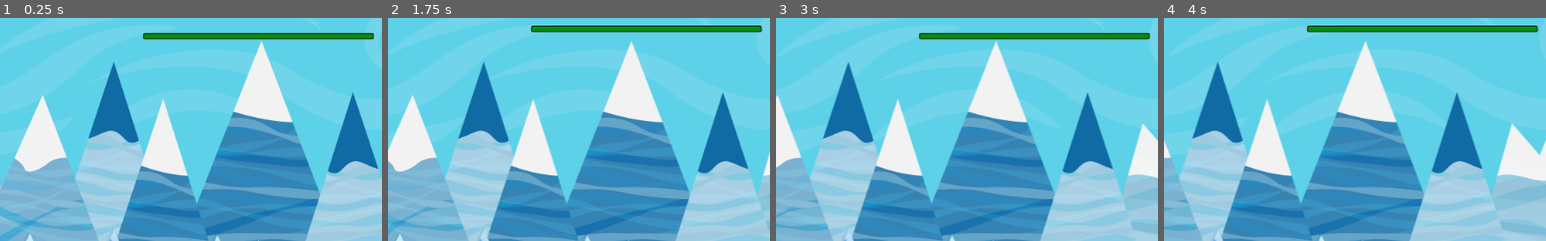
Above: before the commit, frames 1-4 (left to right).
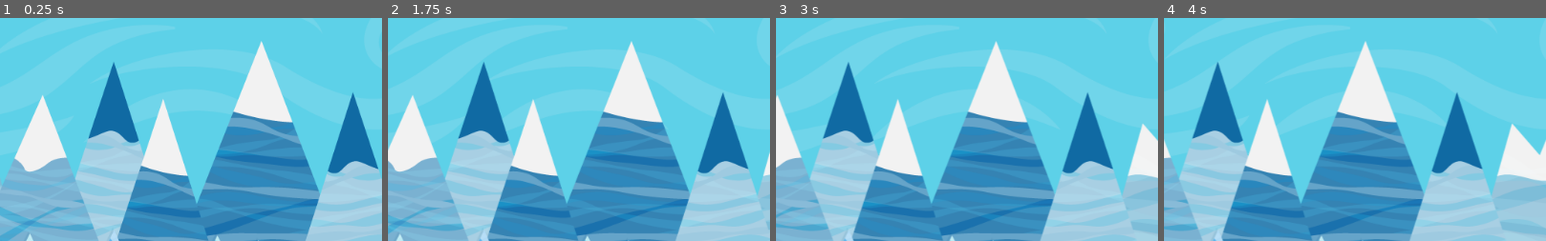
Above: after the commit, the same moments.

Repository: 1shevelov/Monster-Farm-prototype
Game: Godot game, scene res://Game.tscn
Same seed, same stepped clock (60 frames per second), same inputs: the game is played once before the commit and once after it. Sound files missing from this copy of the repository are replaced by a short silence.
Inputs:
- Up to frame 1 (0.25 s): no input
- Up to frame 2 (1.75 s): tap Space (jump) at 0.77, 1.52 s
- Up to frame 3 (3 s): no input
- Up to frame 4 (4 s): tap Space (jump) at 3.02, 3.77 s
The pictures show only the part of the screen within x 16-66%, y 2-52%; the shares and areas given below are measured in that part.

The runs differ from the first frame. In frame 1, 2.1% of the frame differs, in the area x 37-98%, y 6-10%; in frame 2, 1.8%; in frame 3, 2.1%; in frame 4, 1.8%.
Error after the commit: Invalid get index 'name' (on base: 'Dictionary'). (res://objects/ImportObjects.gd:119)

Commit message:
Restructured communication between the avatar and the attacked object. Updated Obstacle, Avatar is receiving damage

Diff:
--- a/avatar/Avatar.gd
+++ b/avatar/Avatar.gd
@@ -34,9 +34,9 @@
 # warning-ignore:return_value_discarded
 	Signals.connect("coin_picked", self, "on_coin_picked")
 # warning-ignore:return_value_discarded
-	Signals.connect("being_attacked", self, "on_being_attacked")
+#	Signals.connect("being_attacked", self, "on_being_attacked")
 # warning-ignore:return_value_discarded
-	Signals.connect("killed", self, "on_killed")
+#	Signals.connect("killed", self, "on_killed")
 # warning-ignore:return_value_discarded
 	Signals.connect("one_hit_killed", self, "on_one_hit_killed")
 
@@ -143,14 +143,21 @@
 
 
 func add_money(money_given: int) -> void:
-	if money > 0:
+	if money_given > 0:
 		print("Money given: ", money_given)
 		money += money_given
 		Signals.emit_signal("update_money", money)
 
 
-func kill_avatar():
-#		print("The avatar is dead")
+func on_avatar_attacked(attacking_node: Node2D, damage: int) -> void:
+	print("Avatar is attacked by %s for %s damage" % [attacking_node, damage])
+	$hp.receive_damage(damage)
+	if $hp.is_dead():
+		on_killed()
+
+
+func on_killed():
+	print("The avatar is dead")
 	hide()
 	Signals.disconnect("coin_picked", self, "on_coin_picked")
 	Signals.disconnect("being_attacked", self, "on_being_attacked")
@@ -167,11 +174,9 @@
 	attacked_node.receive_damage(damage)
 
 
-func on_killed(killed_node: Node2D, one_time_damage: int = 0, money_given: int = 0) -> void:
+func on_mob_killed(killed_node: Node2D, money_given: int = 0) -> void:
 	if attacked_node == killed_node:
 		print(killed_node, " killed")
-		if one_time_damage > 0:
-			print("One-time damage: ", one_time_damage)
 		add_money(money_given)
 		$AttackTimer.stop()
 		state = RUN
--- a/objects/Obstacle.gd
+++ b/objects/Obstacle.gd
@@ -1,15 +1,22 @@
 extends "../scripts/ScrollMovement.gd"
+
+signal avatar_attacked
+signal destroyed
+
+var avatar_node: Node2D
 
 onready var hit_sound := $HitSound
 onready var money_sound := $MoneySound
 
 var obstacle_name := ""
 
-var money: int
+var money := 0
+
+var has_weapon := false
 
 
-func _ready():
-	pass
+#func _ready():
+#	pass
 
 
 func init(obj: Dictionary) -> void:
@@ -25,23 +32,6 @@
 		$hp.init(obj.hp)
 	else:
 		print("ERROR: Obstacle has no hp")
-#		var hp_min := 0.0
-#		var hp_max := 0.0
-#		if typeof(obj.hp) == TYPE_REAL:
-#			if obj.hp > 0:
-#				hp_min = obj.hp
-#			full_hp = int(round(hp_min))
-#			current_hp = full_hp
-#		elif typeof(obj.hp) == TYPE_DICTIONARY:
-#			if obj.hp.has("min") and typeof(obj.hp.min) == TYPE_REAL and obj.hp.min > 0:
-#				hp_min = obj.hp.min
-#			if obj.hp.has("max") and typeof(obj.hp.max) == TYPE_REAL:
-#				if obj.hp.max > hp_min:
-#					hp_max = obj.hp.max
-#				else:
-#					hp_max = hp_min
-#			full_hp = int(round(rand_range(hp_min, hp_max)))
-#			current_hp = full_hp
 
 	if obj.has("money"):
 		var money_min := 0.0
@@ -59,35 +49,50 @@
 					money_max = money_min
 		money = int(round(rand_range(money_min, money_max)))
 
-	if obj.has("weapon"):
-		$Weapon.init(obj.weapon)
+	if obj.has("weapon") and $Weapon.init(obj.weapon):
+		has_weapon = true
 
 
-func _physics_process(_delta):
+func _physics_process(_delta) -> void:
 	move()
 
 
-func _on_Collision_body_entered(body: Node):
-	if body.name == "Avatar":
+func connect_to_avatar() -> void:
+# warning-ignore:return_value_discarded
+	connect("destroyed", avatar_node, "on_object_destroyed", [self, money], \
+	CONNECT_ONESHOT + CONNECT_DEFERRED)
+	if has_weapon and connect("avatar_attacked", \
+	avatar_node, "on_avatar_attacked", [self], CONNECT_DEFERRED):
+		$Weapon.attack_start()
+
+
+func _on_Collision_body_entered(some_node: Node) -> void:
+	if some_node.name == Globals.AVATAR_NODE_NAME:
+		avatar_node = some_node
 		if not Globals.SILENT_MODE:
 			hit_sound.play()
-		Signals.emit_signal("being_attacked", self)
-#		print(self, " attacked, hp= ", current_hp)
 		$hp.show_ui()
+		connect_to_avatar()
 
 
-func _on_VisibilityNotifier2D_screen_exited():
+func _on_VisibilityNotifier2D_screen_exited() -> void:
+	queue_free()
+
+
+func on_destroyed() -> void:
+	emit_signal("destroyed", self, money)
+	if money > 0 and not Globals.SILENT_MODE:
+		money_sound.play()
+#		die effect or sound?
+	disconnect("avatar_attacked", avatar_node, "on_avatar_attacked")
 	queue_free()
 
 
 func receive_damage(damage_amount: int) -> void:
 	$hp.receive_damage(damage_amount)
 	if $hp.is_dead():
-		if $Weapon.is_one_time():
-			Signals.emit_signal("killed", self, $Weapon.get_damage(), money)
-		else:
-			Signals.emit_signal("killed", self, 0, money)
-		if money > 0 and not Globals.SILENT_MODE:
-			money_sound.play()
-#		die effect or sound?
-		queue_free()
+		on_destroyed()
+
+
+func on_weapon_attacked(damage: int) -> void:
+	emit_signal("avatar_attacked", self, damage)
--- a/objects/Weapon.gd
+++ b/objects/Weapon.gd
@@ -1,4 +1,7 @@
 extends Node2D
+
+# only for the owner of the weapon
+signal weapon_attacked
 
 # MANDATORY properties
 
@@ -22,6 +25,7 @@
 # if missed, the weapon is considered one-time
 # 0.0 < delay <= DELAY_MAX, in seconds
 const DELAY := "delay"
+const DELAY_MINIMUM := 0.05
 const DELAY_MAXIMUM := 100.0
 const DELAY_DEFAULT := 1.0
 
@@ -47,6 +51,20 @@
 #var description := ""
 #var damage_type = one of DAMAGE_TYPES enum
 #var ui_picture = $Picture
+
+
+func connect_attack_signal() -> bool:
+	if one_time:
+		if connect("weapon_attacked", get_parent(), "on_weapon_attacked", \
+		[get_damage()], CONNECT_DEFERRED + CONNECT_ONESHOT):
+			print_debug("Error connecting \"weapon_attacked\" with its parent ", get_parent())
+			return false
+	else:
+		if connect("weapon_attacked", get_parent(), "on_weapon_attacked", \
+		[get_damage()], CONNECT_DEFERRED):
+			print_debug("Error connecting \"weapon_attacked\" with its parent ", get_parent())
+			return false
+	return true
 
 
 func init(from_json: Dictionary) -> bool:
@@ -85,16 +103,19 @@
 			print("Wrong type of %s in weapon %s" % [ONE_TIME, from_json[NAME]])
 
 	if from_json.has(DELAY):
-		delay = Json.validate_float(from_json[DELAY], 0.0, DELAY_MAXIMUM, DELAY_DEFAULT, DELAY)
+		delay = Json.validate_float(from_json[DELAY], \
+		DELAY_MINIMUM, DELAY_MAXIMUM, DELAY_DEFAULT, DELAY)
 	elif not one_time:
 		print("%s value missed in wepon %s. Using default value." % [DELAY, from_json[NAME]])
+	if not one_time:
+		$AttackTimer.set_wait_time(delay)
 
+	if not connect_attack_signal():
+		return false
 	return true
 
 
 func get_damage() -> int:
-#	randi() % 100 + 1 # Returns random integer between 1 and 100
-# % 10 + 5
 	if not damage_array.empty():
 		# random member of array returned
 		return damage_array[randi() % damage_array.size()]
@@ -105,12 +126,21 @@
 		return 0
 
 
-func get_delay() -> float:
-	return delay
+func attack_start() -> void:
+	if not one_time:
+		$AttackTimer.start()
 
 
-func is_one_time() -> bool:
-	return one_time
+#func is_one_time() -> bool:
+#	return one_time
 
 
-# TODO: test damage formula, wepon json validation
+func _on_AttackTimer_timeout():
+	emit_signal("weapon_attacked", get_damage())
+
+
+func attack_stop() -> void:
+	if one_time:
+		emit_signal("weapon_attacked", get_damage())
+	else:
+		$AttackTimer.stop()
--- a/objects/Weapon.tscn
+++ b/objects/Weapon.tscn
@@ -7,3 +7,7 @@
 
 [node name="Picture" type="Sprite" parent="."]
 visible = false
+
+[node name="AttackTimer" type="Timer" parent="."]
+
+[connection signal="timeout" from="AttackTimer" to="." method="_on_AttackTimer_timeout"]
--- a/objects/hp.gd
+++ b/objects/hp.gd
@@ -24,7 +24,7 @@
 
 
 func show_ui() -> void:
-	if get_parent().name == "Avatar":
+	if get_parent().name == Globals.AVATAR_NODE_NAME:
 		hp_ui.activate(false)
 	else:
 		hp_ui.activate(true, get_parent().get_global_position())
--- a/scripts/Globals.gd
+++ b/scripts/Globals.gd
@@ -20,3 +20,6 @@
 
 var MONEY_PER_COIN := 10
 const INITIAL_MONEY := 0
+
+
+const AVATAR_NODE_NAME = "Avatar"
--- a/scripts/Signals.gd
+++ b/scripts/Signals.gd
@@ -12,10 +12,6 @@
 # warning-ignore:unused_signal
 signal attack_finished
 # warning-ignore:unused_signal
-signal killed
-# warning-ignore:unused_signal
-signal being_attacked
-# warning-ignore:unused_signal
 signal health_changed
 # warning-ignore:unused_signal
 signal one_hit_killed
